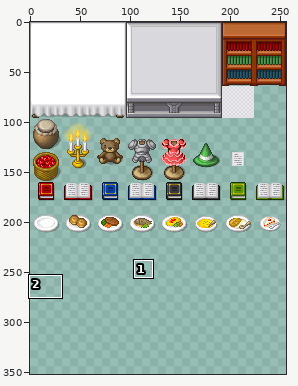
Sprite sheet: img/ambient.png. The first picture is a wide view before the edit; the outline marks the close-up.
Close-up. Before the commit:
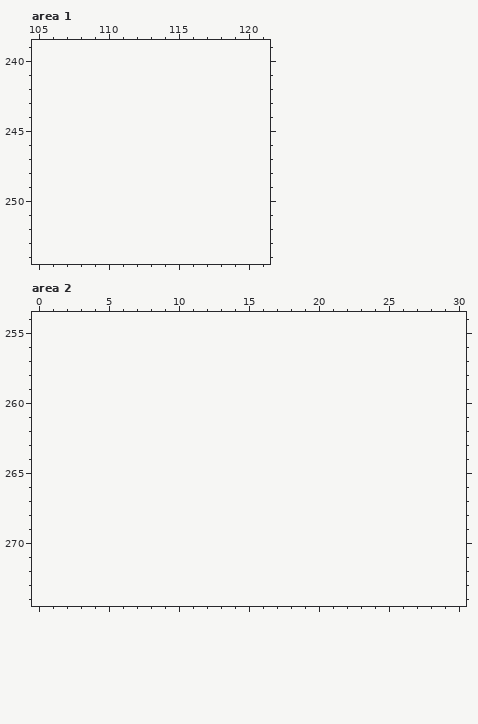
The file is 256x224 pixels. Pixels under 10% opacity are left out. Colours within 5 levels of each other are drawn and written as one. Shown: area 1: x 105..121, y 239..254; area 2: x 0..30, y 254..274. The old version is drawn lined up with the new one, on the new canvas. The commit also changed other parts of the picture, which this record leaves out.
New version:
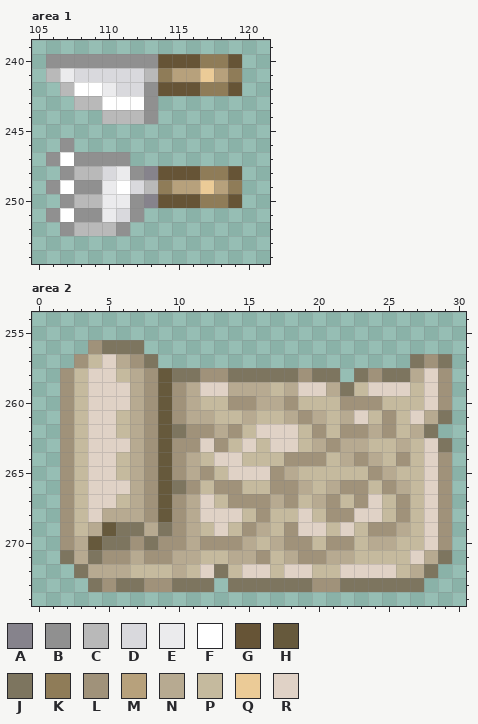
Palette (. is transparent): A #86838c  B #909090  C #b9b9b9  D #d9d9dd  E #ebebed  F #ffffff  G #665436  H #66593c  J #7d755f  K #8f7c58  L #a0927a  M #b7a17c  N #b7aa91  P #c5ba9e  Q #ebcb97  R #e0d2c6
What changed:
{"change": "canvas 256x224 -> 256x352"}
{"where": "area 1"}
{"y":240,"x":106,"old":"..............","new":"BBBBBBBBGGGKKG"}
{"y":241,"x":106,"old":"..............","new":"CEDDDDDCKMMQMK"}
{"y":242,"x":107,"old":".............","new":"CFFEDDBGGGKKG"}
{"y":243,"x":108,"old":"......","new":"CCFFFB"}
{"y":244,"x":110,"old":"....","new":"CCCB"}
{"y":246,"x":107,"old":".","new":"B"}
{"y":247,"x":106,"old":"......","new":"BFBBBB"}
{"y":248,"x":107,"old":".............","new":"BCCDEBAGGGKKG"}
{"y":249,"x":106,"old":"..............","new":"BFBBEFDCKMMQMK"}
{"y":250,"x":107,"old":".............","new":"BCCEEBAGGGKKG"}
{"y":251,"x":106,"old":".......","new":"BFBBEDB"}
{"y":252,"x":107,"old":".....","new":"BCCCB"}
{"where": "area 2"}
{"y":256,"x":4,"old":"....","new":"LJJJ"}
{"y":257,"x":3,"old":"......","new":"LPRNLJ"}
{"y":257,"x":27,"old":"...","new":"JLJ"}
{"y":258,"x":2,"old":"....................","new":"LPRRPNLHJJLLJJJJJLJJ"}
{"y":258,"x":23,"old":".......","new":"JLJJNRL"}
{"y":259,"x":2,"old":"............................","new":"LPRRRNLHLNRRNNNPNRRNJPRRRPRL"}
{"y":260,"x":2,"old":"............................","new":"LPRRRNLHLNPPLLNNLPPPLLLPPPRL"}
{"y":261,"x":2,"old":"............................","new":"LPRRPNLHLNNPPNPPNLNPNRPLPRNJ"}
{"y":262,"x":2,"old":"...........................","new":"LPRRPNLHJLLNLPRRRPLPLLNLPNJ"}
{"y":263,"x":2,"old":"............................","new":"LPRRRNLHLLRLPRPRRPNLNNPPNPRJ"}
{"y":264,"x":2,"old":"............................","new":"LPRRPNLHLNPRRPPPLLLPNLNPLPRL"}
{"y":265,"x":2,"old":"............................","new":"LPRRPNLHLNLPRRRLNPPPPPLNPPRL"}
{"y":266,"x":2,"old":"............................","new":"LPRRRNLHJLPLLPPLLNPNLLPLNPRL"}
{"y":267,"x":2,"old":"............................","new":"LPRRPNLHLNRPLLLNLPNLPLRPLPRL"}
{"y":268,"x":2,"old":"............................","new":"LPRNNNLHLNRRRPLPPRPLLRRPLPRL"}
{"y":269,"x":2,"old":"............................","new":"LPNHJJNJLNPRPLNPLRRPRPLLNPRL"}
{"y":270,"x":2,"old":"............................","new":"LNHJJLJLLNLLLNPNLLPLLPNNPPRL"}
{"y":271,"x":2,"old":"............................","new":"JNJLLNLLNNPPNNLPNLLNNPPPPRNJ"}
{"y":272,"x":3,"old":"..........................","new":"JNNNPPPNPRJPRRPRRPPRRRRPNJ"}
{"y":273,"x":4,"old":".........","new":"JLJJLLJJJ"}
{"y":273,"x":14,"old":"..............","new":"JJJJJJLLJJJJJJ"}
{"label":"added","picture_box":[46,54,242,236]}
{"label":"added","picture_box":[60,340,452,592]}
